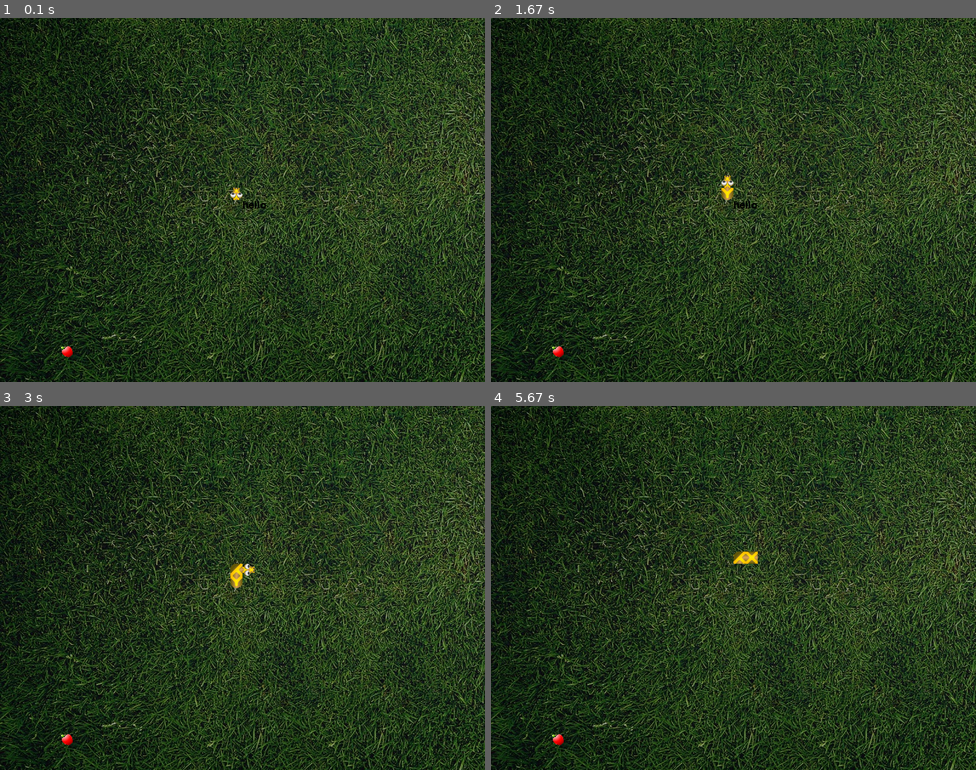
Above: before the commit, frames 1-4 (two rows, left to right).
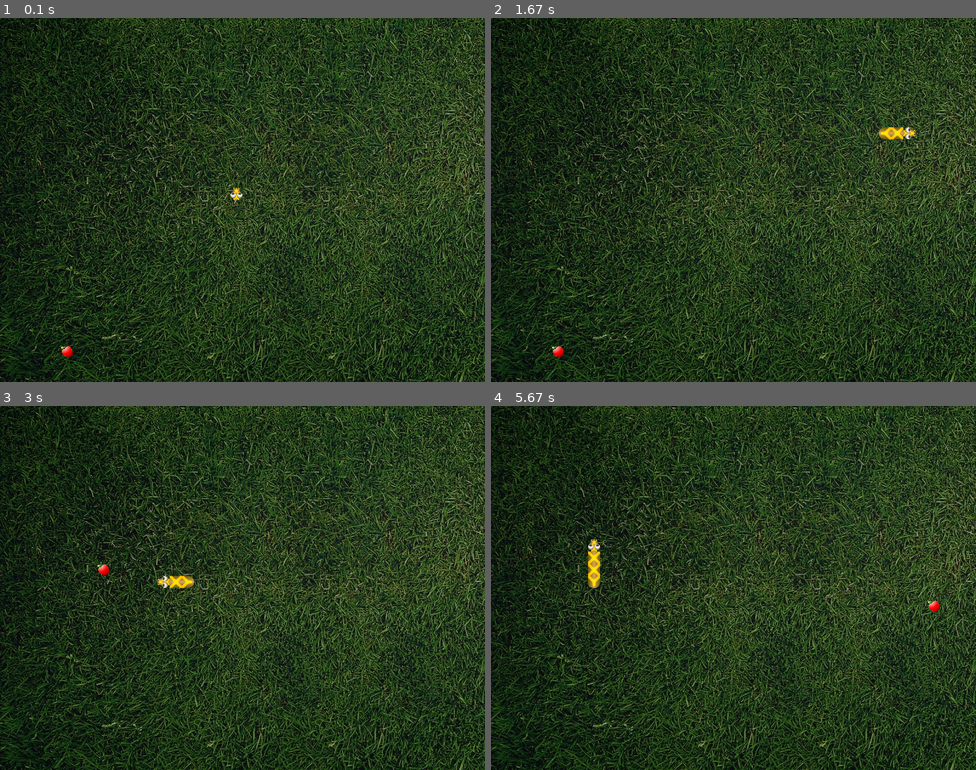
Above: after the commit, the same moments.

Repository: AndyGJorgensen/PyGameTutorialSnake
Game: pygame game, started from PyGameTutorialSnake/PyGameTutorialSnake/PyGameTutorialSnake.py
The game is run twice, just before and just after one commit, with the same random seed, the same clock (stepped at 60 frames per second) and the same inputs.
Inputs:
- Up to frame 1 (0.1 s): no input
- Up to frame 2 (1.67 s): hold Right 0.33-0.8 s; hold Up 0.83-1.13 s; hold Right 1.17-1.63 s
- Up to frame 3 (3 s): hold Left 2.57-2.97 s
- Up to frame 4 (5.67 s): hold Up 3-3.37 s; hold Right 3.4-4.03 s; hold Down 4.07-4.43 s; hold Left 4.47-4.93 s; hold Right 4.97-5.43 s; hold Up from 5.47 s (still down)

The runs differ from the first frame. In frame 1, less than 0.1% of the frame differs, in the area x 50-55%, y 50-53%; in frame 2, 0.4%; in frame 3, 0.5%; in frame 4, 0.6%, in the area x 12-93%, y 36-94%.

Commit message:
Sprite Logic in place and working TODO add game menu and pause

Diff:
--- a/PyGameTutorialSnake/PyGameTutorialSnake/PyGameTutorialSnake.py
+++ b/PyGameTutorialSnake/PyGameTutorialSnake/PyGameTutorialSnake.py
@@ -10,7 +10,7 @@
 pygame.display.set_caption("Snake") #sets the title of the game in the top of the bar
 #Setup clock and FPS
 clock = pygame.time.Clock()
-FPS = 1
+FPS = 15
 #Define Colors
 white = (255,255,255)
 black = (0,0,0)
@@ -34,15 +34,22 @@
 
 
     snakeHeadsprite.draw(gameDisplay, headindex, snakeList[-1][0], snakeList[-1][1], 0)#draw (Display to blit to,Index number of image, locatation of X,Y,Offset 0=topleft)
-    for XnYnI in snakeList[0:-1]:
-        snakesprite.draw(gameDisplay, XnYnI[2], XnYnI[0], XnYnI[1], 0)#draw (Display to blit to,Index number of image, locatation of X,Y,Offset 0=topleft)
-
-
-    #if (snakeList[0][2] == 5 or snakeList[0][2] == 8 or snakeList[0][2] == 9) and player_heading == "UP":
-        #snakesprite.draw(gameDisplay, 2, snakeList[0][0], snakeList[0][1], 0)#draw (Display to blit to,Index number of image, locatation of X,Y,Offset 0=topleft)
-
-
-
+    for XnYnI in snakeList[1:-1]:
+        snakesprite.draw(gameDisplay, XnYnI[3], XnYnI[0], XnYnI[1], 0)#draw (Display to blit to,Index number of image, locatation of X,Y,Offset 0=topleft)
+
+    if len(snakeList) > 1:
+
+        if (snakeList[1][3] == 5 or snakeList[1][3] == 8 or snakeList[1][3] == 9) and snakeList[1][2] == "UP" :
+            snakesprite.draw(gameDisplay, 2, snakeList[0][0], snakeList[0][1], 0)#draw (Display to blit to,Index number of image, locatation of X,Y,Offset 0=topleft)
+
+        if (snakeList[1][3] == 5 or snakeList[1][3] == 0 or snakeList[1][3] == 1) and snakeList[1][2] == "DOWN" :
+            snakesprite.draw(gameDisplay, 6, snakeList[0][0], snakeList[0][1], 0)#draw (Display to blit to,Index number of image, locatation of X,Y,Offset 0=topleft)
+
+        if (snakeList[1][3] == 4 or snakeList[1][3] == 0 or snakeList[1][3] == 9) and snakeList[1][2] == "RIGHT" :
+            snakesprite.draw(gameDisplay, 3, snakeList[0][0], snakeList[0][1], 0)#draw (Display to blit to,Index number of image, locatation of X,Y,Offset 0=topleft)
+
+        if (snakeList[1][3] == 4 or snakeList[1][3] == 1 or snakeList[1][3] == 8) and snakeList[1][2] == "LEFT" :
+            snakesprite.draw(gameDisplay, 7, snakeList[0][0], snakeList[0][1], 0)#draw (Display to blit to,Index number of image, locatation of X,Y,Offset 0=topleft)
 
 
 #define initializing the game first run
@@ -243,13 +250,16 @@
         tempsnakeList.append(0)
         snakeList.append(tempsnakeList)
 
-
-    snakeHead = []
-    snakeHead.append(playerX)
-    snakeHead.append(playerY)
-    snakeHead.append(index)
-    snakeList.append(snakeHead)
+    if playerX_speed != 0 or playerY_speed != 0 or len(snakeList) ==0 :
+        snakeHead = []
+        snakeHead.append(playerX)
+        snakeHead.append(playerY)
+        snakeHead.append(player_heading)
+        snakeHead.append(index)
+        snakeList.append(snakeHead)
     #player(player_size, snakeList)
+
+
 
 
     if len(snakeList) > snakeLength:
Binary file added: PyGameTutorialSnake/PyGameTutorialSnake/Images/head2.png
Binary file added: PyGameTutorialSnake/PyGameTutorialSnake/Images/snake2.png
Not shown, changed: PyGameTutorialSnake/PyGameTutorialSnake/PyGameTutorialSnake.pyproj
